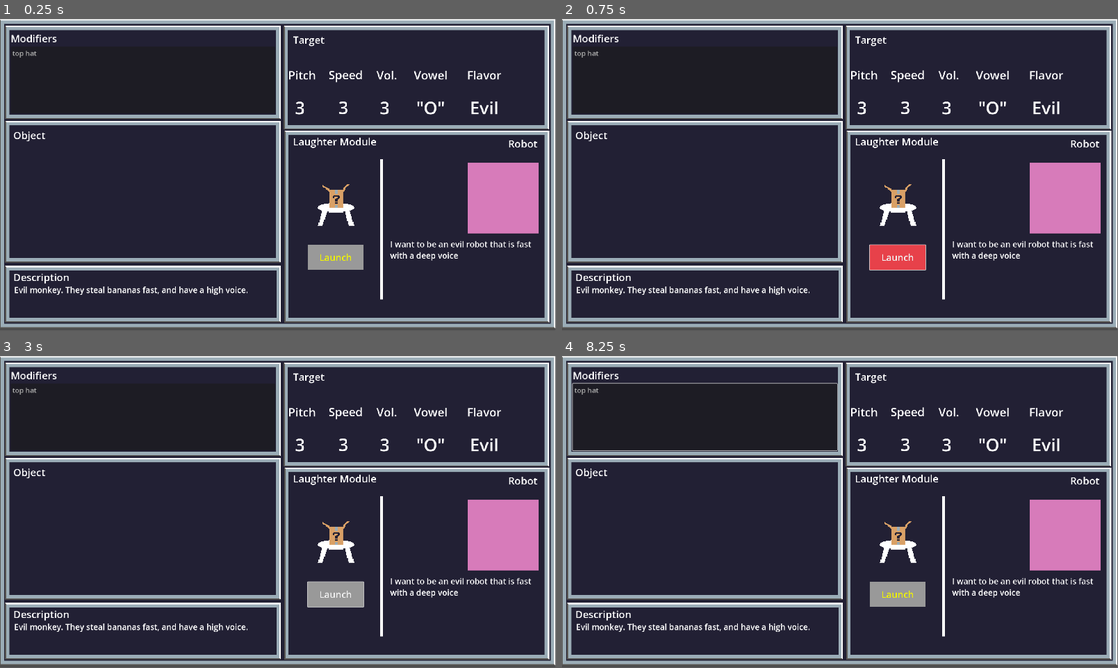
Above: before the commit, frames 1-4 (two rows, left to right).
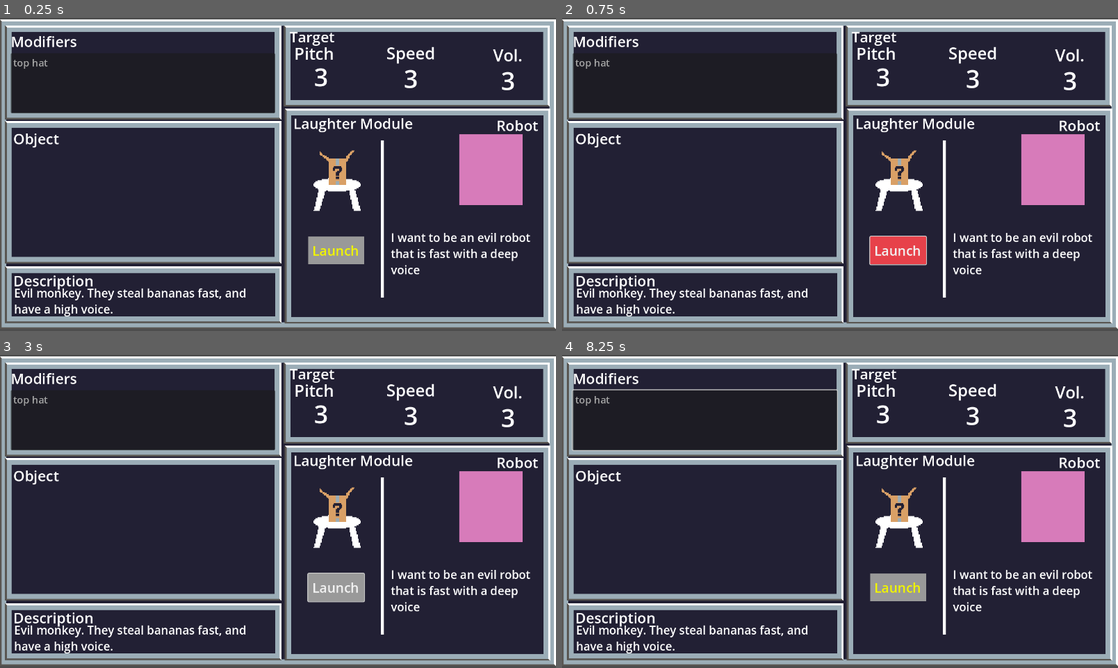
Above: after the commit, the same moments.

Repository: DaniKog/milaugh
Game: Godot game, scene res://scenes/main_game_scene_zach.tscn
The game is run twice, just before and just after one commit, with the same random seed, the same clock (stepped at 60 frames per second) and the same inputs. Before the commit the project has no main scene; this scene is started directly in both runs.
Inputs (mouse positions are in pixels of both pictures, inside the frame that each line leads up to):
- Up to frame 1 (0.25 s): no input
- Up to frame 2 (0.75 s): click "Launch" at 0.5 s
- Up to frame 3 (3 s): click "Launch" at 1.25 s; click "Launch" at 2 s; tap Enter at 2.75 s; move the mouse to (400, 495) at 2.77 s; click (400, 495) at 2.92 s
- Up to frame 4 (8.25 s): tap Space at 3.5, 5, 6.5 s; drag from (728, 527) to (895, 542) at 3.52 s; tap Enter at 4.25, 5.75 s; move the mouse to (895, 442) at 4.27 s; click (895, 442) at 4.42 s; drag from (812, 574) to (673, 464) at 5.02 s; move the mouse to (1006, 558) at 5.77 s; click (1006, 558) at 5.92 s; drag from (673, 464) to (895, 542) at 6.52 s; move the mouse to (867, 511) at 7.27 s; click (867, 511) at 7.42 s; drag from (756, 433) to (728, 527) at 8.02 s
In our replay, the window is 799x449 before the commit and 800x450 after it. These sizes can differ from the game's own. Grey fills any space a smaller window leaves; there, only what the larger window draws over its background counts as a difference.

The runs differ from the first frame. In frame 1, 20% of the frame differs, in the area x 0-100%, y 0-100%; in frame 2, 20%; in frame 3, 20%; in frame 4, 20%.

Commit message:
Fixes responsive design for main game scene, changes base window layout in settings

Diff:
--- a/project.godot
+++ b/project.godot
@@ -11,14 +11,14 @@
 [application]
 
 config/name="Milaugh"
+run/main_scene="res://scenes/main_game_scene_zach.tscn"
 config/features=PackedStringArray("4.2", "GL Compatibility")
 config/icon="res://icon.svg"
 
 [display]
 
-window/size/viewport_width=1920
-window/size/viewport_height=1080
-window/size/mode=3
+window/size/viewport_width=1344
+window/size/viewport_height=756
 window/stretch/scale_mode="integer"
 
 [rendering]
--- a/scenes/main_game_scene_zach.tscn
+++ b/scenes/main_game_scene_zach.tscn
@@ -28,14 +28,6 @@
 font = SubResource("SystemFont_g6nxb")
 font_size = 60
 
-[sub_resource type="LabelSettings" id="LabelSettings_ywhk6"]
-font = SubResource("SystemFont_g6nxb")
-font_size = 60
-
-[sub_resource type="LabelSettings" id="LabelSettings_mwfup"]
-font = SubResource("SystemFont_g6nxb")
-font_size = 60
-
 [sub_resource type="StyleBoxFlat" id="StyleBoxFlat_pumu3"]
 border_color = Color(0.764706, 0.823529, 0.145098, 1)
 
@@ -43,7 +35,7 @@
 bg_color = Color(0.905882, 0.254902, 0.290196, 1)
 
 [sub_resource type="RectangleShape2D" id="RectangleShape2D_hw4ma"]
-size = Vector2(64, 64)
+size = Vector2(108.617, 93.6227)
 
 [node name="main_game_scene_zach" type="Control"]
 layout_mode = 3
@@ -60,45 +52,43 @@
 clip_contents = true
 layout_mode = 1
 anchors_preset = -1
+anchor_left = -0.00104167
+anchor_top = 0.0037037
 anchor_right = 1.0
-anchor_bottom = 0.994
-offset_left = -2.0
-offset_top = 4.0
-offset_bottom = -0.52002
+anchor_bottom = 0.993519
 texture = ExtResource("1_ueey3")
 patch_margin_left = 16
 patch_margin_top = 16
 patch_margin_right = 16
 patch_margin_bottom = 16
+metadata/_edit_use_anchors_ = true
 
 [node name="panel_modifiers" type="NinePatchRect" parent="panel_frame"]
 clip_contents = true
 layout_mode = 1
 anchors_preset = -1
-anchor_left = 0.002
-anchor_right = 1.0
-anchor_bottom = 1.0
-offset_left = 15.156
-offset_top = 22.0
-offset_right = -949.0
-offset_bottom = -723.0
+anchor_left = 0.00988554
+anchor_top = 0.02058
+anchor_right = 0.506243
+anchor_bottom = 0.323667
+offset_right = 6.10352e-05
 texture = ExtResource("1_ueey3")
 patch_margin_left = 48
 patch_margin_top = 48
 patch_margin_right = 48
 patch_margin_bottom = 48
+metadata/_edit_use_anchors_ = true
 
 [node name="VBoxContainer" type="VBoxContainer" parent="panel_frame/panel_modifiers"]
 layout_mode = 1
-anchors_preset = 15
-anchor_right = 1.0
-anchor_bottom = 1.0
-offset_left = 20.0
-offset_top = 20.0
-offset_right = -20.0
-offset_bottom = -20.0
-grow_horizontal = 2
-grow_vertical = 2
+anchors_preset = -1
+anchor_left = 0.0209644
+anchor_top = 0.0617284
+anchor_right = 0.979036
+anchor_bottom = 0.938272
+grow_horizontal = 2
+grow_vertical = 2
+metadata/_edit_use_anchors_ = true
 
 [node name="label_modifiers" type="Label" parent="panel_frame/panel_modifiers/VBoxContainer"]
 layout_mode = 2
@@ -117,363 +107,299 @@
 clip_contents = true
 layout_mode = 1
 anchors_preset = -1
-anchor_left = 0.002
-anchor_right = 1.0
-anchor_bottom = 1.0
-offset_left = 15.156
-offset_top = 351.0
-offset_right = -949.0
-offset_bottom = -227.0
+anchor_left = 0.00988554
+anchor_top = 0.328344
+anchor_right = 0.506243
+anchor_bottom = 0.787652
+offset_right = 6.10352e-05
 texture = ExtResource("1_ueey3")
 patch_margin_left = 48
 patch_margin_top = 48
 patch_margin_right = 48
 patch_margin_bottom = 48
+metadata/_edit_use_anchors_ = true
 
 [node name="label_object" type="Label" parent="panel_frame/panel_object"]
 layout_mode = 1
 anchors_preset = -1
-anchor_left = 0.017
-anchor_top = 0.046
-anchor_right = 0.017
-anchor_bottom = 0.046
-offset_left = 12.955
-offset_top = 3.542
-offset_right = 427.955
-offset_bottom = 72.542
+anchor_left = 0.0305797
+anchor_top = 0.0532138
+anchor_right = 0.46559
+anchor_bottom = 0.193743
 grow_horizontal = 2
 grow_vertical = 2
 text = "Object"
 label_settings = SubResource("LabelSettings_n36ei")
+metadata/_edit_use_anchors_ = true
 
 [node name="panel_object_description" type="NinePatchRect" parent="panel_frame"]
 clip_contents = true
 layout_mode = 1
 anchors_preset = -1
-anchor_right = 1.0
-anchor_bottom = 0.987
-offset_left = 19.0
-offset_top = 853.0
-offset_right = -948.0
-offset_bottom = -6.10303
+anchor_left = 0.00988554
+anchor_top = 0.797942
+anchor_right = 0.506764
+anchor_bottom = 0.981291
+offset_right = -6.10352e-05
 texture = ExtResource("1_ueey3")
 patch_margin_left = 48
 patch_margin_top = 48
 patch_margin_right = 48
 patch_margin_bottom = 48
+metadata/_edit_use_anchors_ = true
 
 [node name="label_object_description" type="Label" parent="panel_frame/panel_object_description"]
 layout_mode = 1
 anchors_preset = -1
-anchor_left = 0.017
-anchor_top = 0.046
-anchor_right = 0.017
-anchor_bottom = 0.046
-offset_left = 12.955
-offset_top = 5.626
-offset_right = 427.955
-offset_bottom = 74.626
+anchor_left = 0.0305654
+anchor_top = 0.0747041
+anchor_right = 0.46512
+anchor_bottom = 0.426745
 grow_horizontal = 2
 grow_vertical = 2
 text = "Description"
 label_settings = SubResource("LabelSettings_n36ei")
+metadata/_edit_use_anchors_ = true
 
 [node name="text_description" type="RichTextLabel" parent="panel_frame/panel_object_description"]
 layout_mode = 0
-offset_left = 32.0
-offset_top = 64.0
-offset_right = 930.0
-offset_bottom = 176.0
+anchor_left = 0.0335079
+anchor_top = 0.326531
+anchor_right = 0.973822
+anchor_bottom = 0.897959
 theme_override_font_sizes/normal_font_size = 28
 text = "Evil monkey. They steal bananas fast, and have a high voice."
+metadata/_edit_use_anchors_ = true
 
 [node name="panel_target" type="NinePatchRect" parent="panel_frame"]
 clip_contents = true
 layout_mode = 1
 anchors_preset = -1
-anchor_right = 1.0
-anchor_bottom = 1.0
-offset_left = 982.0
-offset_top = 22.0
-offset_right = -21.0
-offset_bottom = -687.0
+anchor_left = 0.510926
+anchor_top = 0.02058
+anchor_right = 0.989074
+anchor_bottom = 0.282507
 texture = ExtResource("1_ueey3")
 patch_margin_left = 16
 patch_margin_top = 16
 patch_margin_right = 16
 patch_margin_bottom = 16
+metadata/_edit_use_anchors_ = true
 
 [node name="label_target" type="Label" parent="panel_frame/panel_target"]
 layout_mode = 1
 anchors_preset = -1
-anchor_left = 0.017
-anchor_top = 0.046
-anchor_right = 0.017
-anchor_bottom = 0.046
-offset_left = 17.046
-offset_top = 8.517
-offset_right = 146.782
-offset_bottom = 60.829
+anchor_left = 0.0355484
+anchor_top = 0.0696583
+anchor_right = 0.176719
+anchor_bottom = 0.214969
 grow_horizontal = 2
 grow_vertical = 2
 text = "Target"
 label_settings = SubResource("LabelSettings_n36ei")
+metadata/_edit_use_anchors_ = true
 
 [node name="label_pitch" type="Label" parent="panel_frame/panel_target"]
 layout_mode = 1
 anchors_preset = -1
-anchor_left = 0.019
-anchor_top = 0.047
-anchor_right = 0.975
-anchor_bottom = 0.943
-offset_left = 23.038
-offset_top = 136.14
-offset_right = -807.05
-offset_bottom = -149.34
+anchor_left = 0.0347934
+anchor_top = 0.242056
+anchor_right = 0.193144
+anchor_bottom = 0.444611
+offset_left = 24.262
+offset_top = 8.95999
+offset_right = -24.262
+offset_bottom = -8.95999
 grow_horizontal = 2
 grow_vertical = 2
 text = "Pitch"
 label_settings = SubResource("LabelSettings_1vrp3")
+metadata/_edit_use_anchors_ = true
 
 [node name="label_pitch_value" type="Label" parent="panel_frame/panel_target"]
 layout_mode = 1
 anchors_preset = -1
-anchor_left = 0.019
-anchor_top = 0.047
-anchor_right = 0.975
-anchor_bottom = 0.943
-offset_left = 23.038
-offset_top = 248.14
-offset_right = -807.05
-offset_bottom = -37.34
+anchor_left = 0.113709
+anchor_top = 0.453167
+anchor_right = 0.166458
+anchor_bottom = 0.811278
+offset_top = 22.96
+offset_bottom = -22.96
 grow_horizontal = 2
 grow_vertical = 2
 text = "3
 "
 label_settings = SubResource("LabelSettings_xvs7j")
+metadata/_edit_use_anchors_ = true
 
 [node name="label_speed" type="Label" parent="panel_frame/panel_target"]
 layout_mode = 1
 anchors_preset = -1
-anchor_left = 0.019
-anchor_top = 0.047
-anchor_right = 0.975
-anchor_bottom = 0.943
-offset_left = 173.038
-offset_top = 135.14
-offset_right = -657.05
-offset_bottom = -150.34
+anchor_left = 0.375381
+anchor_top = 0.239278
+anchor_right = 0.579433
+anchor_bottom = 0.441833
+offset_left = 34.762
+offset_top = 8.95999
+offset_right = -34.762
+offset_bottom = -8.95998
 grow_horizontal = 2
 grow_vertical = 2
 text = "Speed"
 label_settings = SubResource("LabelSettings_1vrp3")
+metadata/_edit_use_anchors_ = true
 
 [node name="label_speed_value" type="Label" parent="panel_frame/panel_target"]
 layout_mode = 1
 anchors_preset = -1
-anchor_left = 0.019
-anchor_top = 0.047
-anchor_right = 0.975
-anchor_bottom = 0.943
-offset_left = 173.038
-offset_top = 247.14
-offset_right = -657.05
-offset_bottom = -38.34
+anchor_left = 0.451033
+anchor_top = 0.472611
+anchor_right = 0.503781
+anchor_bottom = 0.830722
+offset_top = 22.96
+offset_right = -1.52588e-05
+offset_bottom = -22.96
 grow_horizontal = 2
 grow_vertical = 2
 text = "3
 "
 label_settings = SubResource("LabelSettings_xqlj8")
+metadata/_edit_use_anchors_ = true
 
 [node name="label_volume" type="Label" parent="panel_frame/panel_target"]
 layout_mode = 1
 anchors_preset = -1
-anchor_left = 0.019
-anchor_top = 0.047
-anchor_right = 0.975
-anchor_bottom = 0.943
-offset_left = 316.038
-offset_top = 136.14
-offset_right = -514.05
-offset_bottom = -149.34
+anchor_left = 0.79105
+anchor_top = 0.264278
+anchor_right = 0.892817
+anchor_bottom = 0.466833
+offset_left = 11.262
+offset_top = 8.95999
+offset_right = -11.262
+offset_bottom = -8.95999
 grow_horizontal = 2
 grow_vertical = 2
 text = "Vol."
 label_settings = SubResource("LabelSettings_1vrp3")
+metadata/_edit_use_anchors_ = true
 
 [node name="label_volume_value" type="Label" parent="panel_frame/panel_target"]
 layout_mode = 1
 anchors_preset = -1
-anchor_left = 0.019
-anchor_top = 0.047
-anchor_right = 0.975
-anchor_bottom = 0.943
-offset_left = 316.038
-offset_top = 248.14
-offset_right = -514.05
-offset_bottom = -37.34
+anchor_left = 0.815559
+anchor_top = 0.497611
+anchor_right = 0.868308
+anchor_bottom = 0.855722
+offset_top = 22.96
+offset_bottom = -22.96
 grow_horizontal = 2
 grow_vertical = 2
 text = "3
 "
 label_settings = SubResource("LabelSettings_xx25p")
-
-[node name="label_vowel" type="Label" parent="panel_frame/panel_target"]
-layout_mode = 1
-anchors_preset = -1
-anchor_left = 0.019
-anchor_top = 0.047
-anchor_right = 0.975
-anchor_bottom = 0.943
-offset_left = 467.038
-offset_top = 136.14
-offset_right = -363.05
-offset_bottom = -149.34
-grow_horizontal = 2
-grow_vertical = 2
-text = "Vowel
-"
-label_settings = SubResource("LabelSettings_1vrp3")
-
-[node name="label_vowel_value" type="Label" parent="panel_frame/panel_target"]
-layout_mode = 1
-anchors_preset = -1
-anchor_left = 0.019
-anchor_top = 0.047
-anchor_right = 0.975
-anchor_bottom = 0.943
-offset_left = 467.038
-offset_top = 248.14
-offset_right = -363.05
-offset_bottom = -37.34
-grow_horizontal = 2
-grow_vertical = 2
-text = "\"O\""
-label_settings = SubResource("LabelSettings_ywhk6")
-
-[node name="label_misc" type="Label" parent="panel_frame/panel_target"]
-layout_mode = 1
-anchors_preset = -1
-anchor_left = 0.019
-anchor_top = 0.047
-anchor_right = 0.975
-anchor_bottom = 0.943
-offset_left = 653.038
-offset_top = 136.14
-offset_right = -177.05
-offset_bottom = -149.34
-grow_horizontal = 2
-grow_vertical = 2
-text = "Flavor"
-label_settings = SubResource("LabelSettings_1vrp3")
-
-[node name="label_misc_value" type="Label" parent="panel_frame/panel_target"]
-layout_mode = 1
-anchors_preset = -1
-anchor_left = 0.019
-anchor_top = 0.047
-anchor_right = 0.975
-anchor_bottom = 0.943
-offset_left = 653.038
-offset_top = 248.14
-offset_right = -177.05
-offset_bottom = -37.34
-grow_horizontal = 2
-grow_vertical = 2
-text = "Evil"
-label_settings = SubResource("LabelSettings_mwfup")
+metadata/_edit_use_anchors_ = true
 
 [node name="panel_laugh_module" type="NinePatchRect" parent="panel_frame"]
 clip_contents = true
 layout_mode = 1
 anchors_preset = -1
-anchor_right = 0.993
-anchor_bottom = 0.996
-offset_left = 984.0
-offset_top = 385.0
-offset_right = -7.54602
-offset_bottom = -15.724
+anchor_left = 0.511967
+anchor_top = 0.28812
+anchor_right = 0.989074
+anchor_bottom = 0.981291
 texture = ExtResource("1_ueey3")
 patch_margin_left = 48
 patch_margin_top = 48
 patch_margin_right = 48
 patch_margin_bottom = 48
+metadata/_edit_use_anchors_ = true
 
 [node name="label_laugh_module" type="Label" parent="panel_frame/panel_laugh_module"]
 layout_mode = 1
 anchors_preset = -1
-anchor_left = 0.017
-anchor_top = 0.046
-anchor_right = 0.017
-anchor_bottom = 0.046
-offset_left = 15.102
-offset_top = -16.544
-offset_right = 430.102
-offset_bottom = 52.456
+anchor_left = 0.0334689
+anchor_top = 0.0210843
+anchor_right = 0.486032
+anchor_bottom = 0.125
 grow_horizontal = 2
 grow_vertical = 2
 text = "Laughter Module"
 label_settings = SubResource("LabelSettings_n36ei")
+metadata/_edit_use_anchors_ = true
 
 [node name="label_robot" type="Label" parent="panel_frame/panel_laugh_module"]
 layout_mode = 1
 anchors_preset = -1
-anchor_left = 0.976
-anchor_top = 0.046
-anchor_right = 0.976
-anchor_bottom = 0.046
-offset_left = -432.992
-offset_top = -9.544
-offset_right = -17.9921
-offset_bottom = 59.456
+anchor_left = 0.503817
+anchor_top = 0.0316265
+anchor_right = 0.956379
+anchor_bottom = 0.135542
 grow_horizontal = 2
 grow_vertical = 2
 text = "Robot
 "
 label_settings = SubResource("LabelSettings_n36ei")
 horizontal_alignment = 2
+metadata/_edit_use_anchors_ = true
 
 [node name="button_launch" type="Button" parent="panel_frame/panel_laugh_module"]
 layout_mode = 0
-offset_left = 82.0
-offset_top = 396.0
-offset_right = 275.0
-offset_bottom = 482.0
+anchor_left = 0.089422
+anchor_top = 0.596386
+anchor_right = 0.299891
+anchor_bottom = 0.725904
 theme_override_colors/font_color = Color(0.945098, 0.960784, 0, 1)
 theme_override_font_sizes/font_size = 32
 theme_override_styles/normal = SubResource("StyleBoxFlat_pumu3")
 theme_override_styles/hover = SubResource("StyleBoxFlat_uw3th")
 text = "Launch"
-
-[node name="table_and_module" type="Sprite2D" parent="panel_frame/panel_laugh_module"]
+metadata/_edit_use_anchors_ = true
+
+[node name="TextureRect" type="TextureRect" parent="panel_frame/panel_laugh_module"]
+layout_mode = 0
+anchor_left = 0.0697928
+anchor_top = 0.161145
+anchor_right = 0.317339
+anchor_bottom = 0.503012
+texture = ExtResource("2_ousk2")
+metadata/_edit_use_anchors_ = true
+
+[node name="Area2D" type="Area2D" parent="panel_frame/panel_laugh_module/TextureRect"]
 position = Vector2(177, 256)
 scale = Vector2(2.73438, 2.73438)
-texture = ExtResource("2_ousk2")
-
-[node name="Area2D" type="Area2D" parent="panel_frame/panel_laugh_module/table_and_module"]
-
-[node name="CollisionShape2D" type="CollisionShape2D" parent="panel_frame/panel_laugh_module/table_and_module/Area2D"]
+
+[node name="CollisionShape2D" type="CollisionShape2D" parent="panel_frame/panel_laugh_module/TextureRect/Area2D"]
+position = Vector2(-22.8571, -51.5656)
+scale = Vector2(1, 1)
 shape = SubResource("RectangleShape2D_hw4ma")
 
-[node name="robot" type="Sprite2D" parent="panel_frame/panel_laugh_module"]
-position = Vector2(758, 234)
-scale = Vector2(3.8125, 3.8125)
+[node name="texture_rect_robot" type="TextureRect" parent="panel_frame/panel_laugh_module"]
+layout_mode = 1
+anchors_preset = -1
+anchor_left = 0.657579
+anchor_top = 0.118976
+anchor_right = 0.896401
+anchor_bottom = 0.448795
 texture = ExtResource("3_3uim4")
+metadata/_edit_use_anchors_ = true
 
 [node name="text_robot" type="RichTextLabel" parent="panel_frame/panel_laugh_module"]
 layout_mode = 0
-offset_left = 367.0
-offset_top = 374.0
-offset_right = 886.0
-offset_bottom = 634.0
+anchor_left = 0.400218
+anchor_top = 0.563253
+anchor_right = 0.966194
+anchor_bottom = 0.954819
+offset_top = 3.05176e-05
 theme_override_font_sizes/normal_font_size = 28
 text = "I want to be an evil robot that is fast with a deep voice "
+metadata/_edit_use_anchors_ = true
 
 [node name="separator" type="TextureRect" parent="panel_frame/panel_laugh_module"]
 layout_mode = 0
-offset_left = 333.0
-offset_top = 99.0
-offset_right = 343.0
-offset_bottom = 584.0
+anchor_left = 0.363141
+anchor_top = 0.149096
+anchor_right = 0.374046
+anchor_bottom = 0.879518
 texture = ExtResource("4_xg8jk")
 expand_mode = 1
+metadata/_edit_use_anchors_ = true
Not shown: 1 places in scenes/main_game_scene_zach.tscn that only renumber resources
